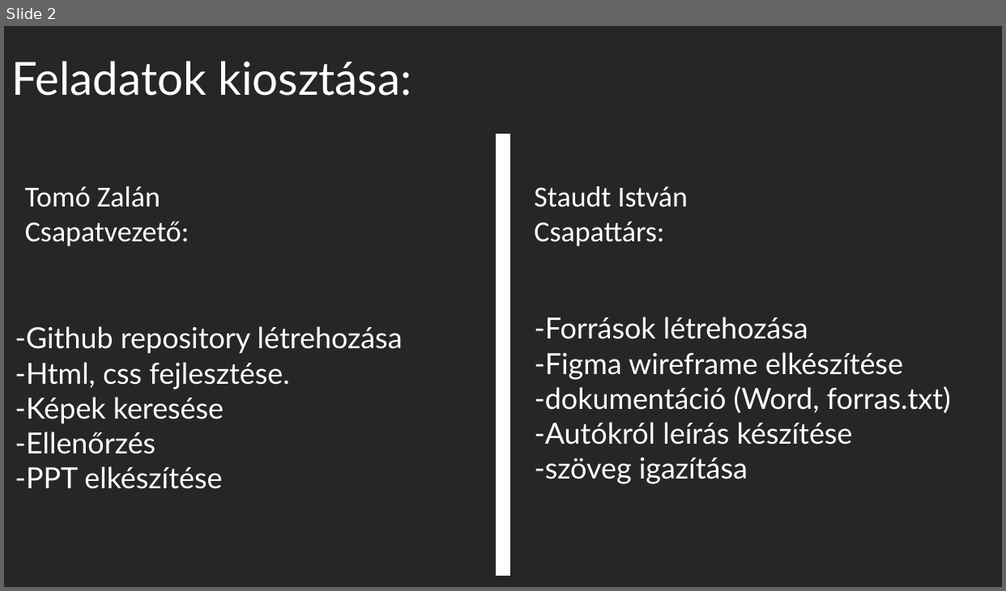
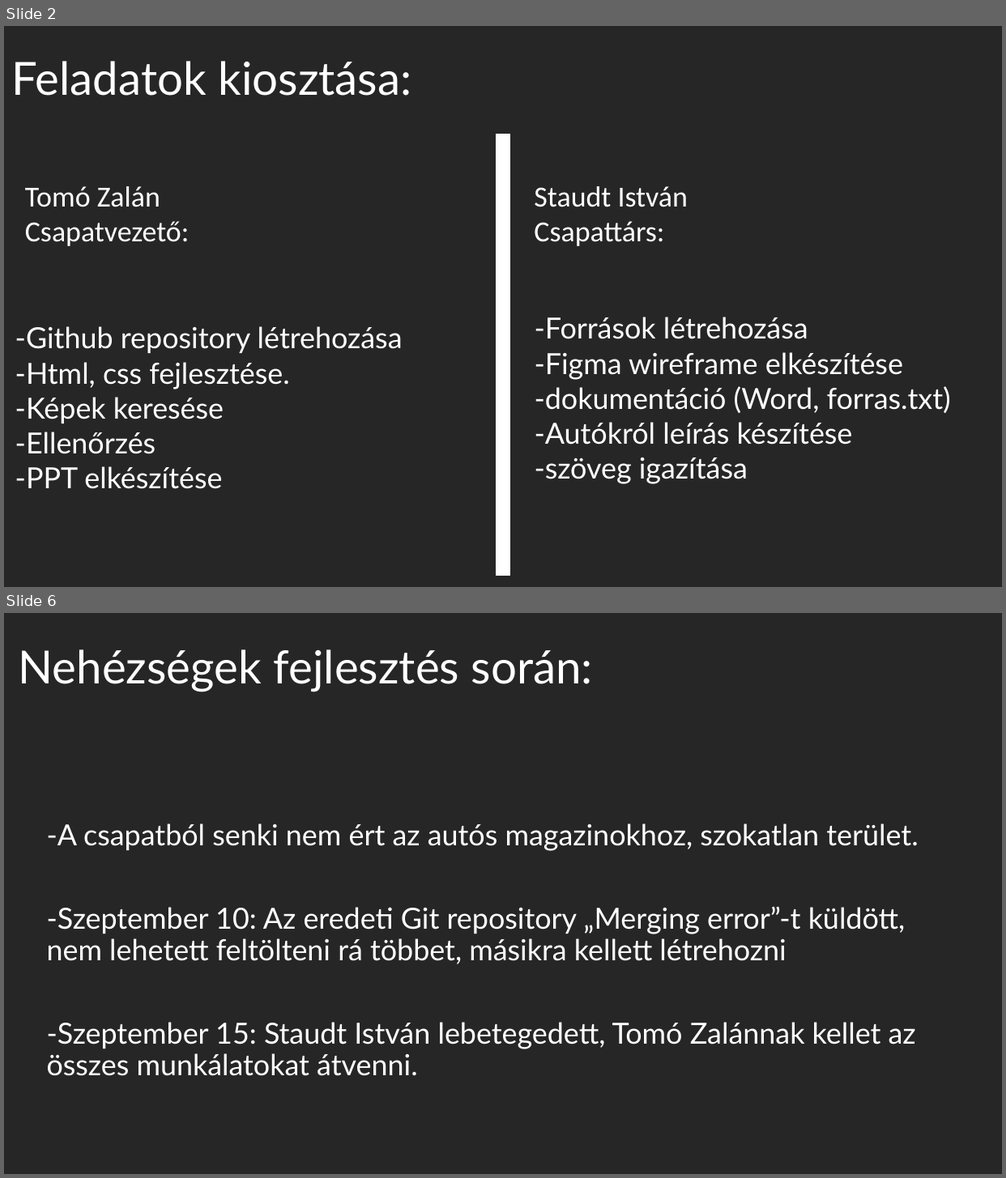
Before and after one commit to tomozalan/IKTREPO2, a slide deck: Bemutató.pptx. Shown one above the other, each under a label of ours: slide 2 before the commit, slides 2 and 6 after it; the slides between them are not shown. The pictures are 1006x591 and 1006x1178 pixels, drawn with LibreOffice and Linux fonts; fonts in the diff are those of the drawing. Boxes give left, top, right and bottom in pixels: in the first picture for what was removed or moved away, otherwise in the second. Text is boxed around its words. In the diff, an @@ line names an element or a change of style, - is before the commit and + after.

Commit message:
HTML background változtatása, PPT fejlesztése

```diff
--- a/Bemutató.pptx
+++ b/Bemutató.pptx
@@ slide 6 added at (4, 613, 1002, 1174), background #262626 @@
@@ title added at (18, 649, 593, 692), 44 pt, text #FFFFFF @@
+Nehézségek fejlesztés során:
@@ text added at (47, 824, 918, 1076), 28 pt, text #FFFFFF @@
+-A csapatból senki nem ért az autós magazinokhoz, szokatlan terület.
+-Szeptember 10: Az eredeti Git repository „Merging error”-t küldött, nem lehetett feltölteni rá többet, másikra kellett létrehozni
+-Szeptember 15: Staudt István lebetegedett, Tomó Zalánnak kellet az összes munkálatokat átvenni.
```
Also in this commit, not shown: 1 slide changed, 2 other slides added, 3 other files.
